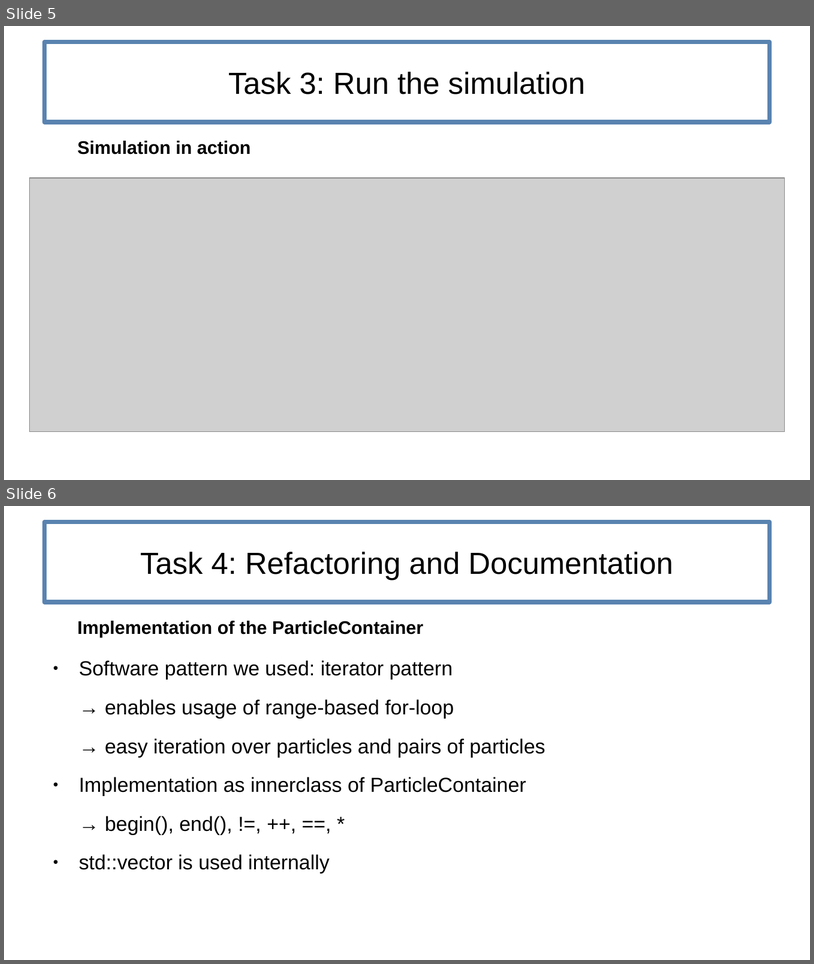
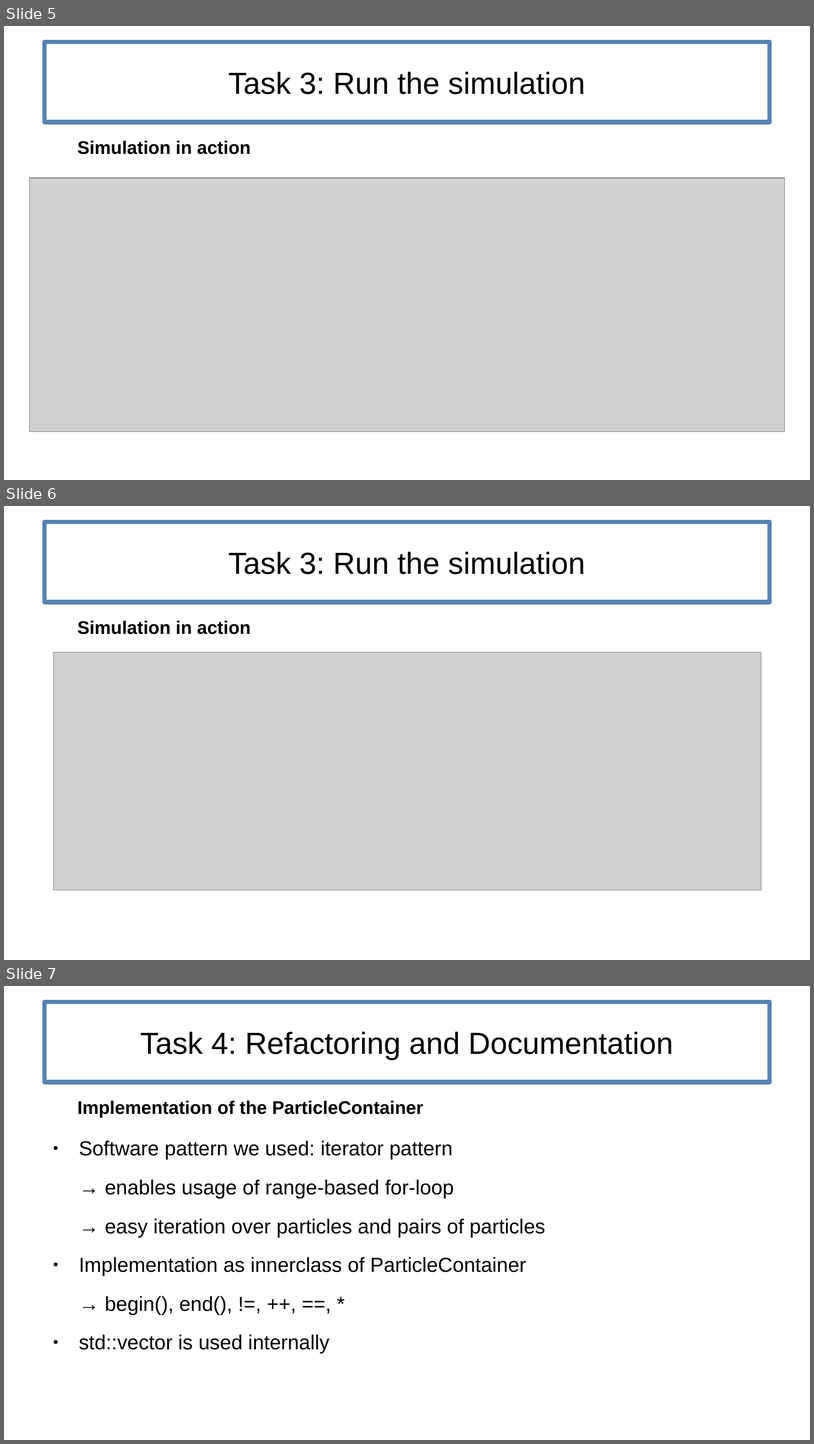
Before and after one commit to lneef/PSEMolDyn_Group1, a slide deck: Sheet1.odp. Shown one above the other, each under a label of ours: slides 5 and 6 before the commit, slides 5, 6 and 7 after it. The pictures are 814x964 and 814x1444 pixels, drawn with LibreOffice and Linux fonts; fonts in the diff are those of the drawing; grey boxes stand for pictures. Boxes give left, top, right and bottom in pixels: in the first picture for what was removed or moved away, otherwise in the second. Text is boxed around its words. In the diff, an @@ line names an element or a change of style, - is before the commit and + after.

```diff
--- a/Sheet1.odp
+++ b/Sheet1.odp
@@ slide 6 added at (4, 506, 810, 960), background #FFFFFF @@
@@ title added at (44, 522, 770, 602), outline #5983B0 4.25 pt, 30 pt, text #000000 @@
+Task 3: Run the simulation
@@ text added at (77, 621, 251, 634), 18 pt, text #000000, bold @@
+Simulation in action
@@ picture added at (54, 652, 762, 890) @@
@@ what was slide 6 is now slide 7 @@
```
Also in this commit, not shown: 1 slide changed.
